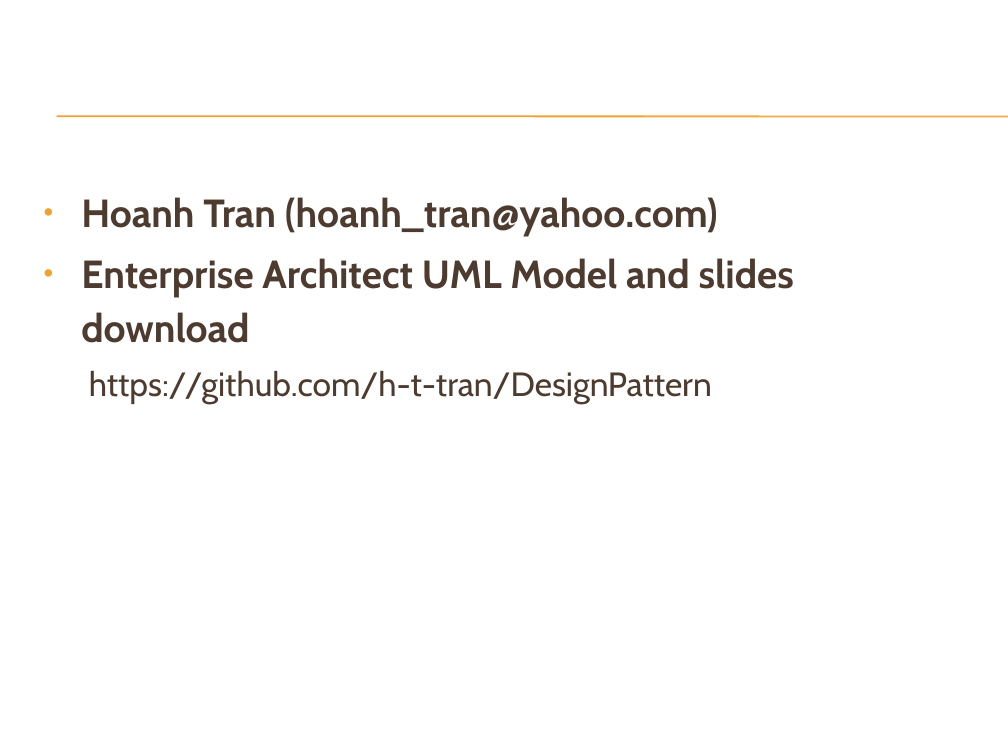
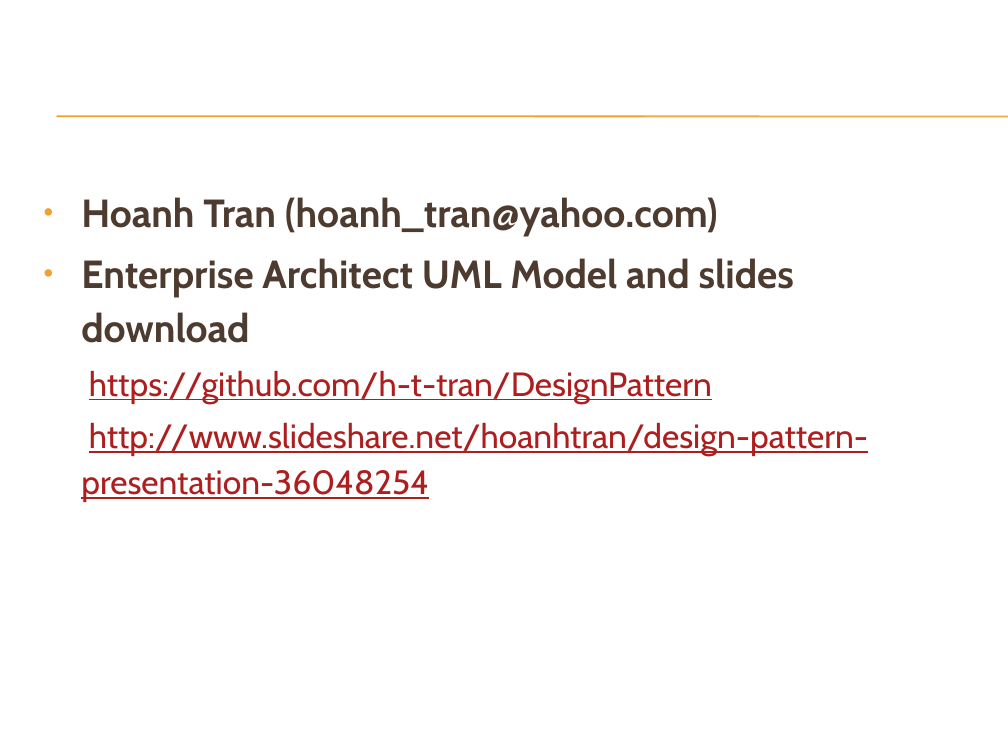
Before and after one commit to h-t-tran/DesignPattern, a slide deck: slide 2 of Design Pattern Presentation.pptx. Drawn at 1008x756 pixels with LibreOffice and Linux fonts; fonts in the diff are those of the drawing; background and template pictures are left out. Boxes give left, top, right and bottom in pixels: in the first picture for what was removed or moved away, otherwise in the second. Text is boxed around its words. In the diff, an @@ line names an element or a change of style, - is before the commit and + after.

```diff
--- a/Design Pattern Presentation.pptx
+++ b/Design Pattern Presentation.pptx
@@ text at bbox=[89, 370, 712, 404]: text colour #4E3B30 to #AD1F1F, underline on in "https://github.com/h-t-tran/DesignPattern" @@
@@ text at bbox=[81, 422, 868, 502]: paragraph added @@
+http://www.slideshare.net/hoanhtran/design-pattern-presentation-36048254
```
Also in this commit, not shown: 8 other slides changed, 12 slides added.
